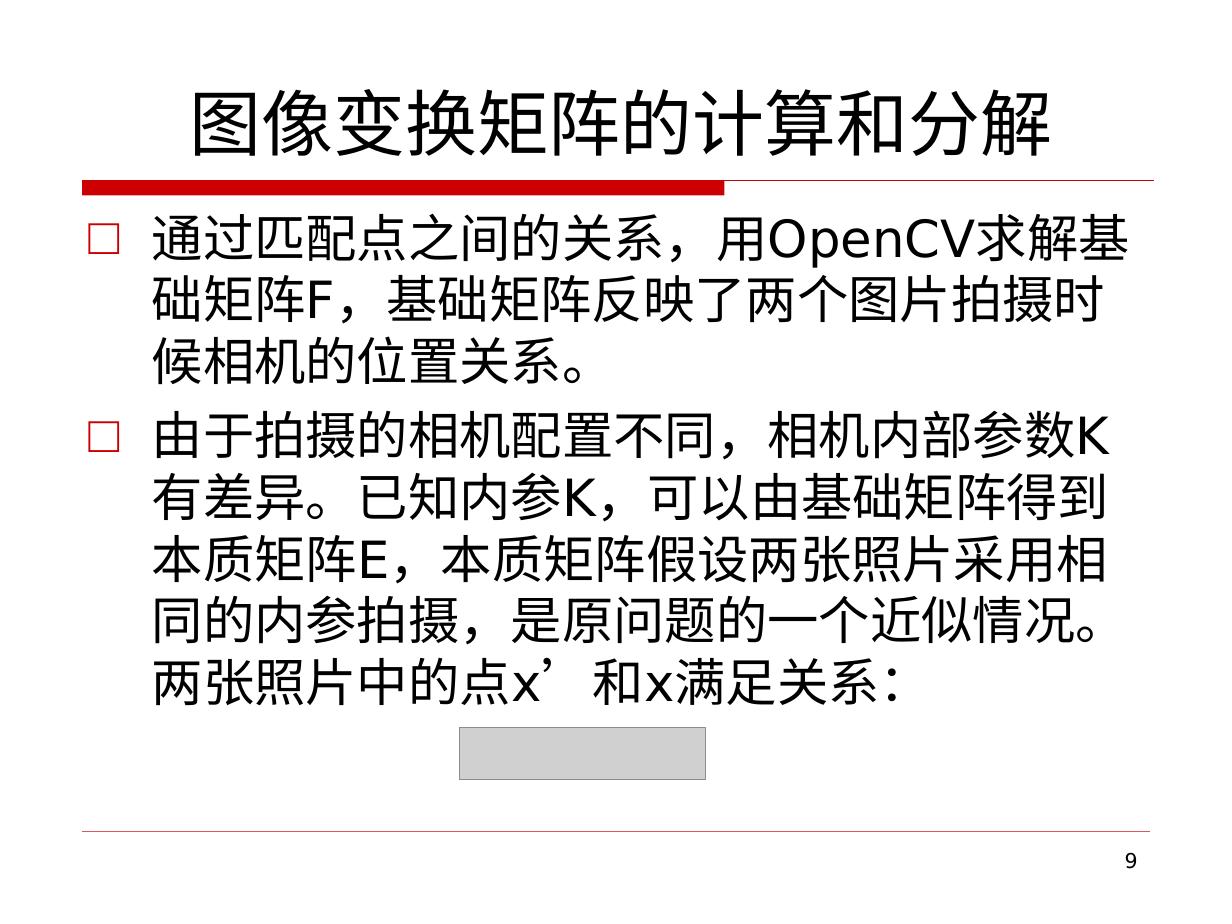
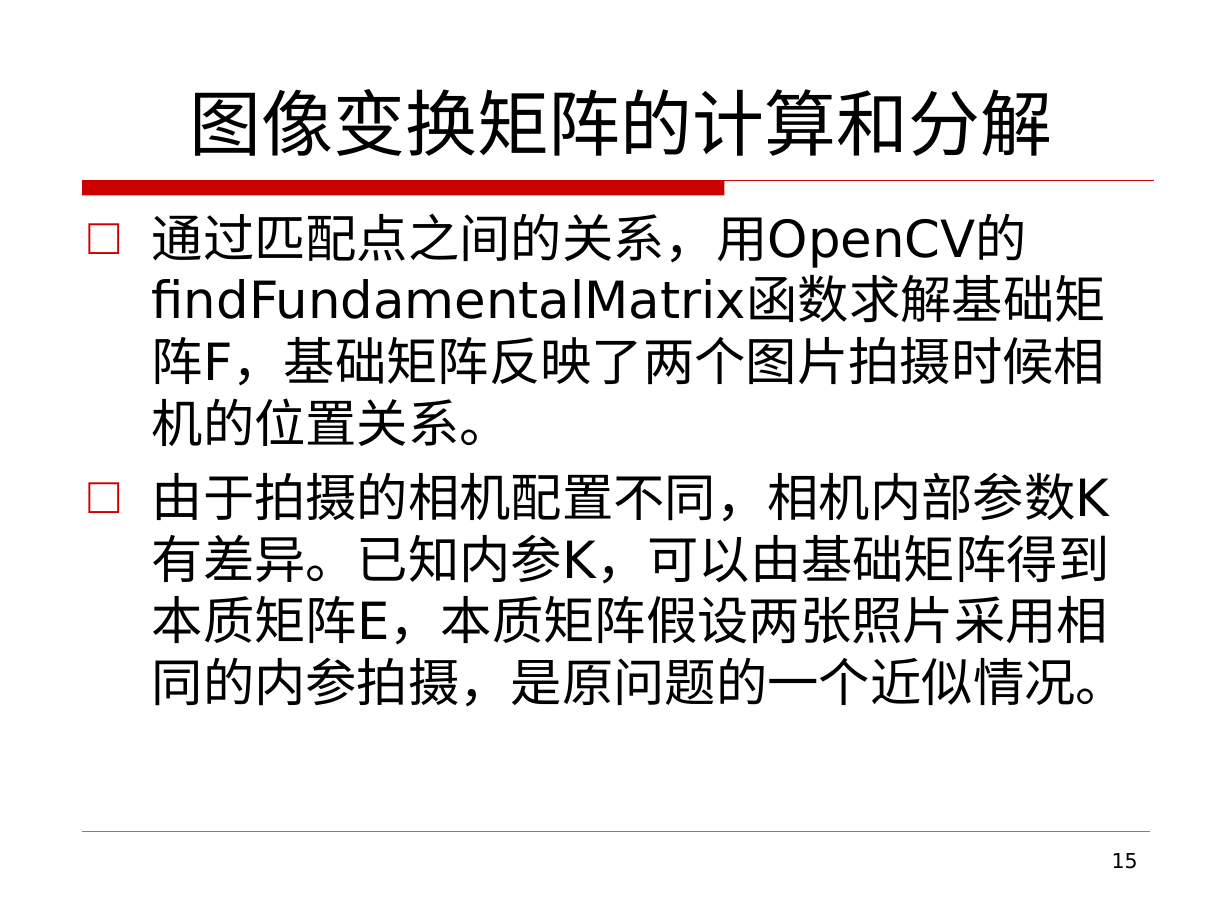
Before and after one commit to zym1010/photo_tourism_ZJU, a slide deck: slide 15 of ppt/基于相似图像及矩阵分解的景物浏览系统结题.ppt (slide 9 before the commit). Drawn at 1232x924 pixels with LibreOffice and Linux fonts; fonts in the diff are those of the drawing; grey boxes stand for pictures. Boxes give left, top, right and bottom in pixels: in the first picture for what was removed or moved away, otherwise in the second. Text is boxed around its words. In the diff, an @@ line names an element or a change of style, - is before the commit and + after.

Commit message:
modify ppt

```diff
--- a/ppt/基于相似图像及矩阵分解的景物浏览系统结题.ppt
+++ b/ppt/基于相似图像及矩阵分解的景物浏览系统结题.ppt
@@ text at (152, 213, 1127, 707): text changed @@
-□ 通过匹配点之间的关系，用OpenCV求解基础矩阵F，基础矩阵反映了两个图片拍摄时候相机的位置关系。
-□ 由于拍摄的相机配置不同，相机内部参数K有差异。已知内参K，可以由基础矩阵得到本质矩阵E，本质矩阵假设两张照片采用相同的内参拍摄，是原问题的一个近似情况。两张照片中的点x’和x满足关系：
+□ 通过匹配点之间的关系，用OpenCV的findFundamentalMatrix函数求解基础矩阵F，基础矩阵反映了两个图片拍摄时候相机的位置关系。
+□ 由于拍摄的相机配置不同，相机内部参数K有差异。已知内参K，可以由基础矩阵得到本质矩阵E，本质矩阵假设两张照片采用相同的内参拍摄，是原问题的一个近似情况。
@@ picture removed at (460, 728, 706, 780) @@
@@ page number at (1112, 853, 1138, 869): text changed @@
-9
+15
```
Also in this commit, not shown: 9 other slides changed, 9 slides added, 2 slides removed.
